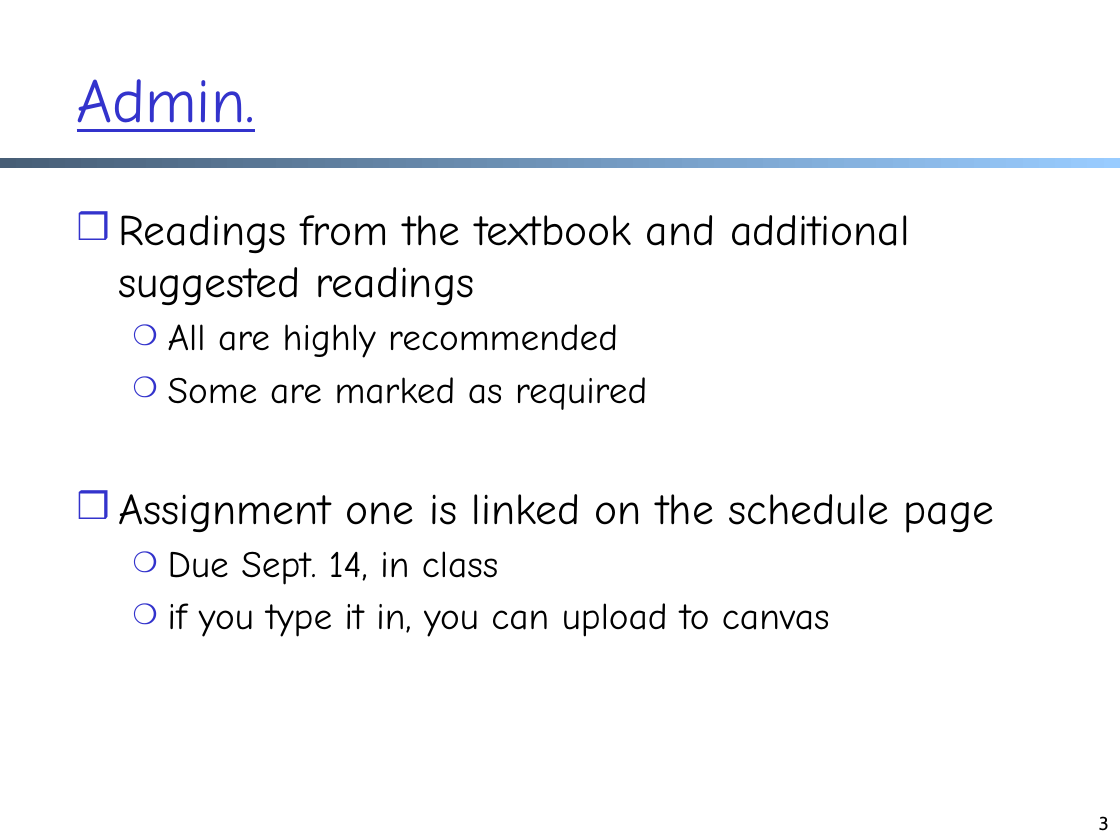
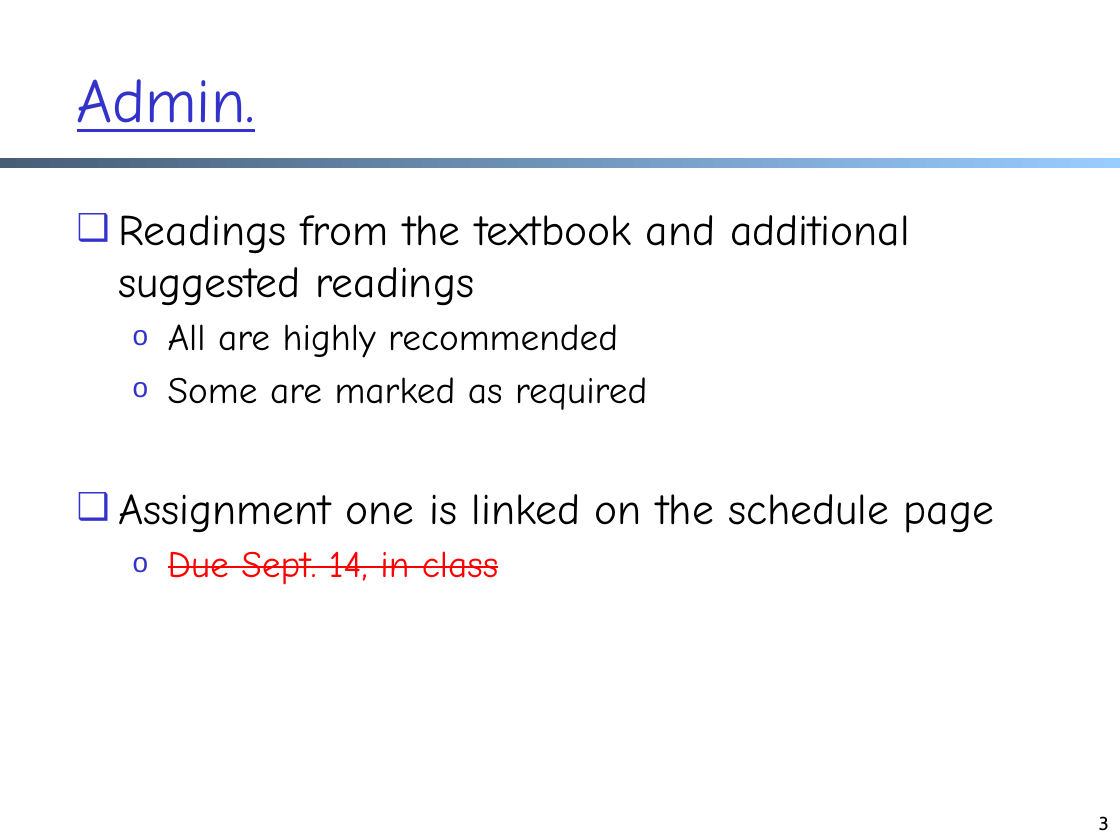
Before and after one commit to xiangq27/xiangq27.github.io, a slide deck: slide 3 of courses/cnns-xmuf21/files/lectures/architecture.pptx. Drawn at 1120x840 pixels with LibreOffice and Linux fonts; fonts in the diff are those of the drawing. Boxes give left, top, right and bottom in pixels: in the first picture for what was removed or moved away, otherwise in the second. Text is boxed around its words. In the diff, an @@ line names an element or a change of style, - is before the commit and + after.

Commit message:
slides and assignment for sept. 24 class

```diff
--- a/courses/cnns-xmuf21/files/lectures/architecture.pptx
+++ b/courses/cnns-xmuf21/files/lectures/architecture.pptx
@@ text "Readings from the textbook and ..." at bbox=[119, 215, 993, 585]: text colour #000000 to #FF0000, strikethrough on in "Due Sept. 14, in class"; bullet ❒ to ❑; bullet ❍ to o @@
@@ text at bbox=[168, 603, 830, 637]: paragraph removed @@
-  ❍ if you type it in, you can upload to canvas
```
Also in this commit, not shown: 34 other slides changed, 28 slides added, 4 other files.
